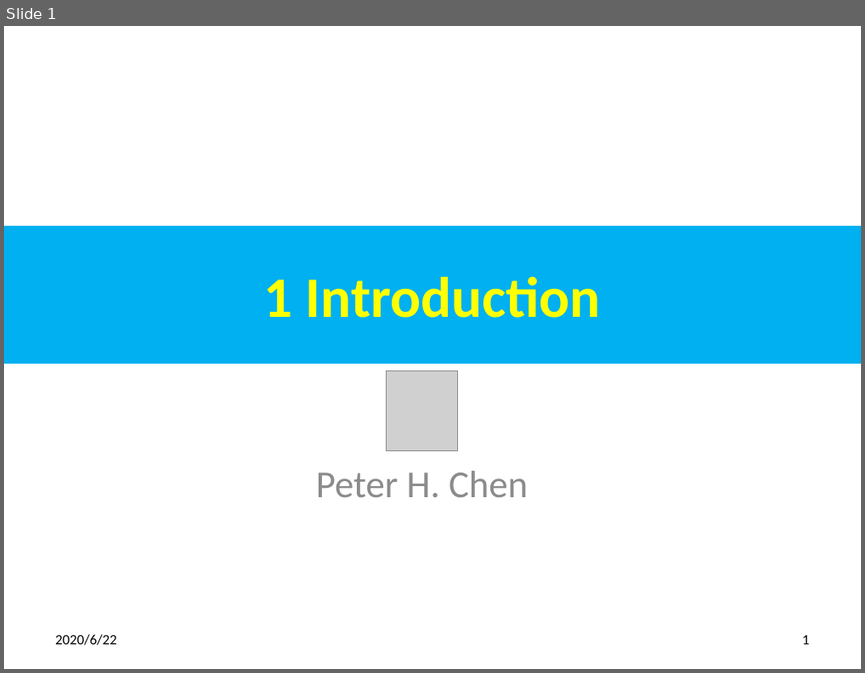
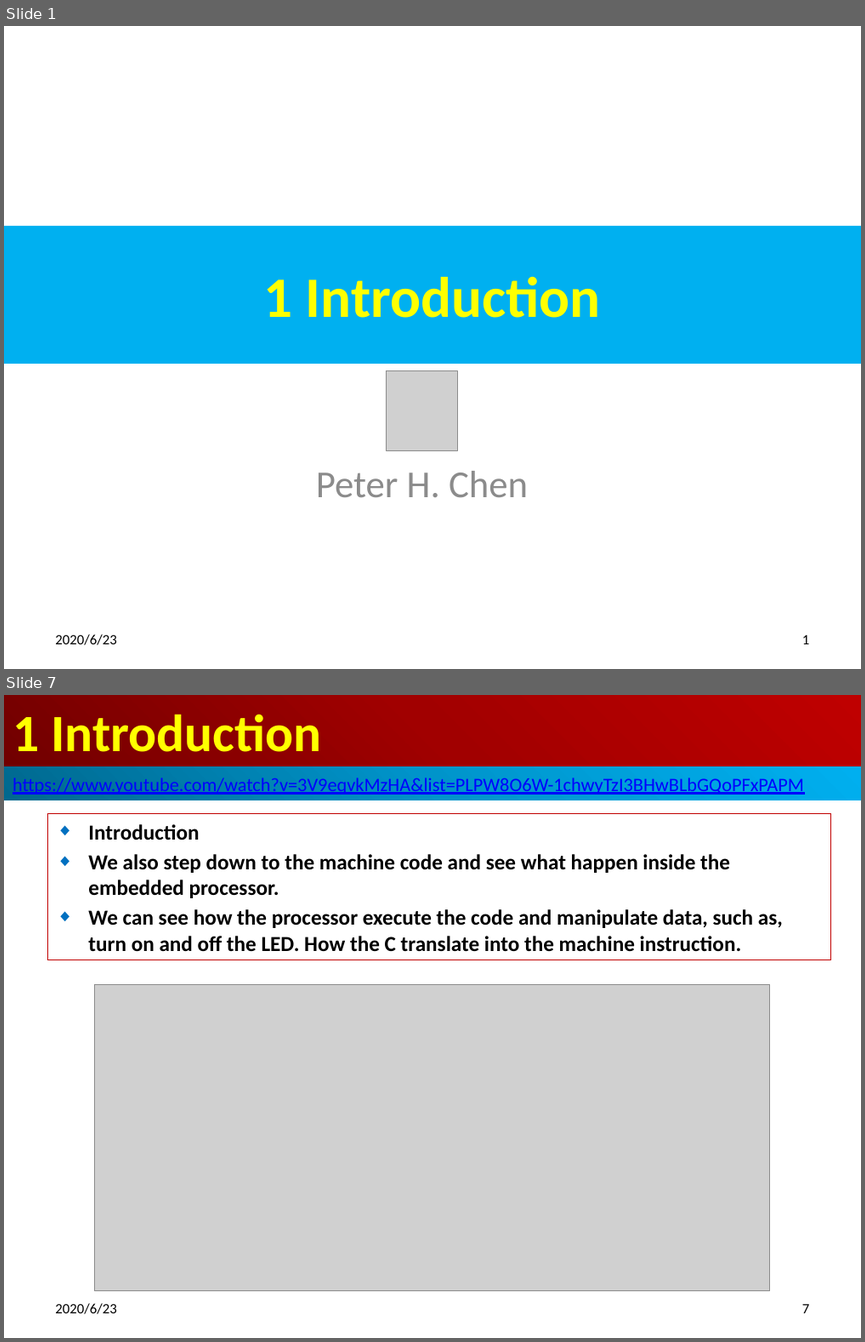
Before and after one commit to peterhchen/300_Firmware_DeviceDriver, a slide deck: 01_Intro.pptx. Shown one above the other, each under a label of ours: slide 1 before the commit, slides 1 and 7 after it; the slides between them are not shown. The pictures are 865x673 and 865x1342 pixels, drawn with LibreOffice and Linux fonts; fonts in the diff are those of the drawing; grey boxes stand for pictures. Boxes give left, top, right and bottom in pixels: in the first picture for what was removed or moved away, otherwise in the second. Text is boxed around its words. In the diff, an @@ line names an element or a change of style, - is before the commit and + after.

```diff
--- a/01_Intro.pptx
+++ b/01_Intro.pptx
@@ slide 7 added at (x1=4, y1=695, x2=861, y2=1338), background #FFFFFF @@
@@ title added at (x1=4, y1=695, x2=861, y2=767), fill gradient #720000 to #A20000 to #C00000, 44 pt, text #FFFF00, bold @@
+1 Introduction
@@ rectangle added at (x1=4, y1=767, x2=861, y2=800), fill gradient #00688E to #0094CA to #00B0F0, 16 pt, text #0000FF, underline @@
+https://www.youtube.com/watch?v=3V9eqvkMzHA&list=PLPW8O6W-1chwyTzI3BHwBLbGQoPFxPAPM
@@ subtitle added at (x1=47, y1=814, x2=830, y2=959), outline #C00000 0.75 pt, 18 pt, text #000000, bold @@
+◆ Introduction
+◆ We also step down to the machine code and see what happen inside the embedded processor.
+◆ We can see how the processor execute the code and manipulate data, such as, turn on and off the LED. How the C translate into the machine instruction.
@@ picture added at (x1=95, y1=984, x2=770, y2=1291) @@
@@ text added at (x1=55, y1=1303, x2=116, y2=1314), 12 pt, text #000000 @@
+2020/6/23
@@ page number added at (x1=802, y1=1304, x2=809, y2=1313), 12 pt, text #000000 @@
+7
@@ slide 1 changed as well @@
@@ text at (x1=55, y1=634, x2=116, y2=645): text changed @@
-2020/6/22
+2020/6/23
```
Also in this commit, not shown: 12 other slides changed, 9 other slides added.
